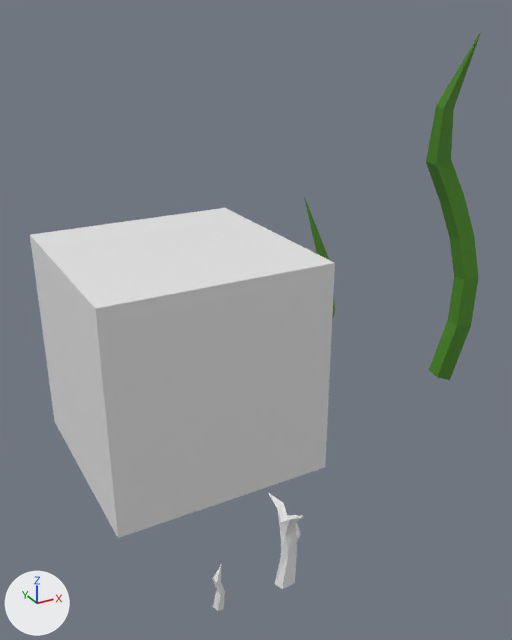
The Blender file Assets/Plants/Tomato/Tomato.blend: old version first, new version second.
Rendered twice from a 50 mm camera at (-1.65, -5.53, 4.06) aimed at (1.18, -0.39, 1.48). Arrows for +X, +Y and +Z are at lower left; the lights stay in place.

Objects in the first picture: 'Cube-col', 'Old Stage 2', 'Stage3'.
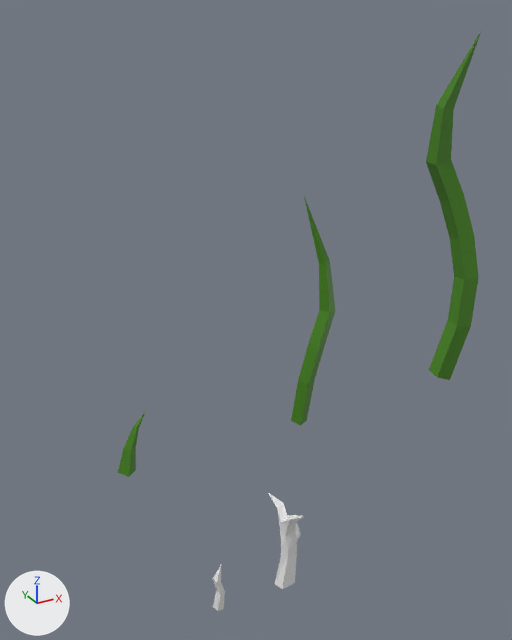
Boxes [x1, y1, x2, y2] around the edits, measured in the pictures (512 x 640 px):
'Cube-col', deleted
    before: [30, 208, 335, 538]
'Stage2', unchanged, uncovered by the edit
    before: [304, 197, 336, 320]
    after: [291, 197, 336, 426]

Edits to the bpy script that builds the scene:
```text
Remove ob_cube_col:
    ob_cube_col = bpy.data.objects.new('Cube-col', me_cube)
    ob_cube_col.parent = ob_stage1
    ob_cube_col.matrix_parent_inverse = Matrix(((599.2, 0.0, 0.0, -120.4), (0.0, 599.2, 0.0, 33.33), (0.0, 0.0, 599.2, -390.0), (0.0, 0.0, 0.0, 1.0)))
    ob_cube_col.location = (0.56, -0.0291, 1.156)
```
